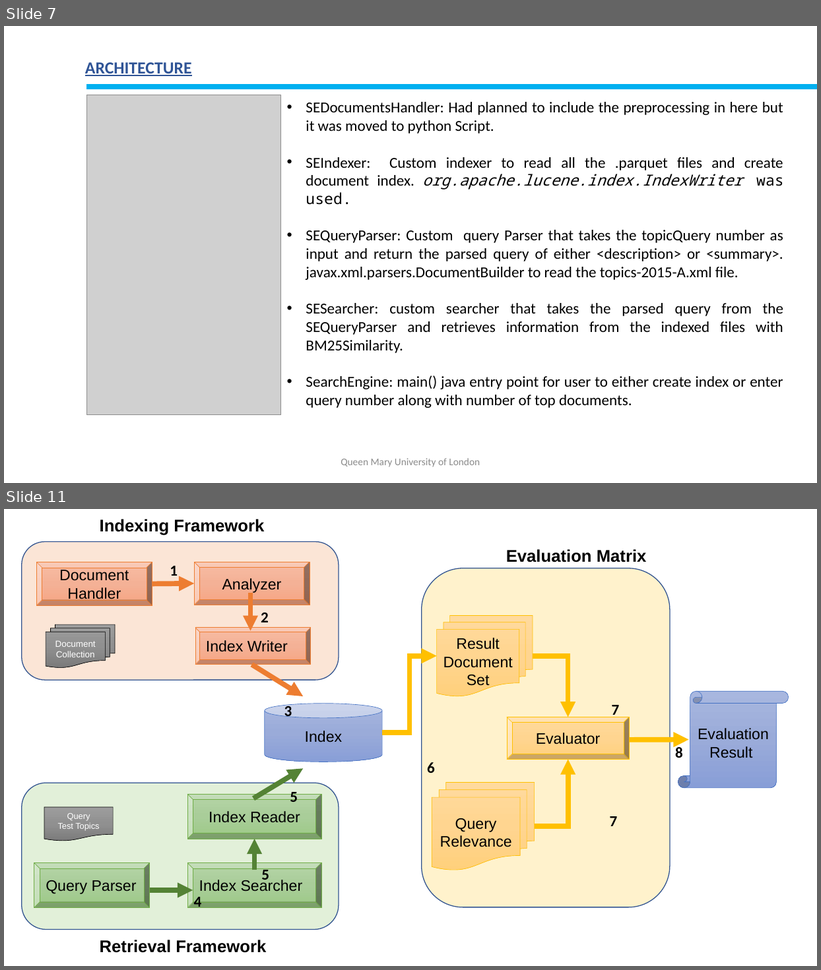
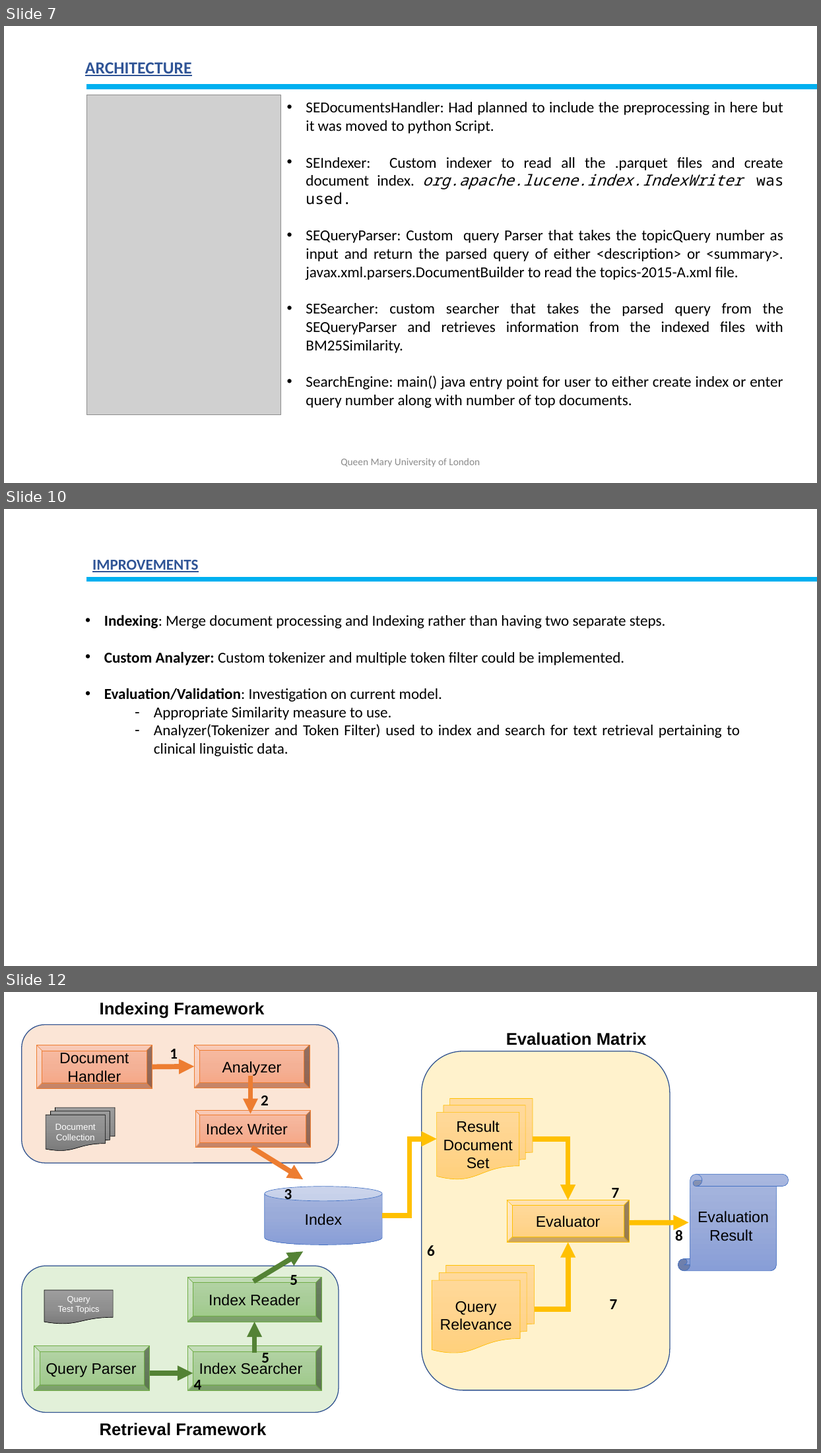
Before and after one commit to bineeta-maker/SearchEngineProject, a slide deck: data/Group51_Assg3_SearchEngineImpl.pptx. Shown one above the other, each under a label of ours: slides 7 and 11 before the commit, slides 7, 10 and 12 after it; the slides between them are not shown. The pictures are 821x970 and 821x1453 pixels, drawn with LibreOffice and Linux fonts; fonts in the diff are those of the drawing; grey boxes stand for pictures. Boxes give left, top, right and bottom in pixels: in the first picture for what was removed or moved away, otherwise in the second. Text is boxed around its words. In the diff, an @@ line names an element or a change of style, - is before the commit and + after.

```diff
--- a/data/Group51_Assg3_SearchEngineImpl.pptx
+++ b/data/Group51_Assg3_SearchEngineImpl.pptx
@@ slide 10 added at (4, 509, 817, 966), background #FFFFFF @@
@@ text added at (92, 560, 198, 572), 18 pt, text #2F5496, bold, underline @@
+IMPROVEMENTS
@@ line added from (817, 579) to (86, 579), #00B0F0 6 pt @@
@@ text added at (104, 615, 740, 757), 18 pt, text #000000 @@
+• Indexing: Merge document processing and Indexing rather than having two separate steps.
+• Custom Analyzer: Custom tokenizer and multiple token filter could be implemented.
+• Evaluation/Validation: Investigation on current model.
+    – Appropriate Similarity measure to use.
+    – Analyzer(Tokenizer and Token Filter) used to index and search for text retrieval pertaining to clinical linguistic data.
@@ what was slide 11 is now slide 12 @@
```
Also in this commit, not shown: 3 slides changed, 1 other file.
